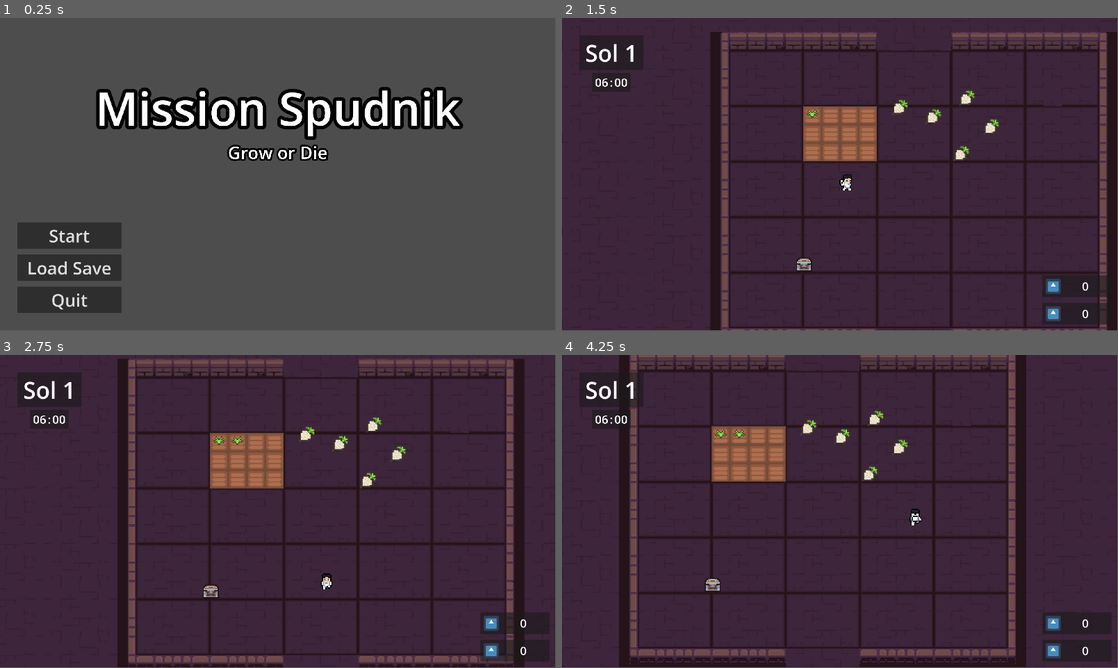
Above: before the commit, frames 1-4 (two rows, left to right).
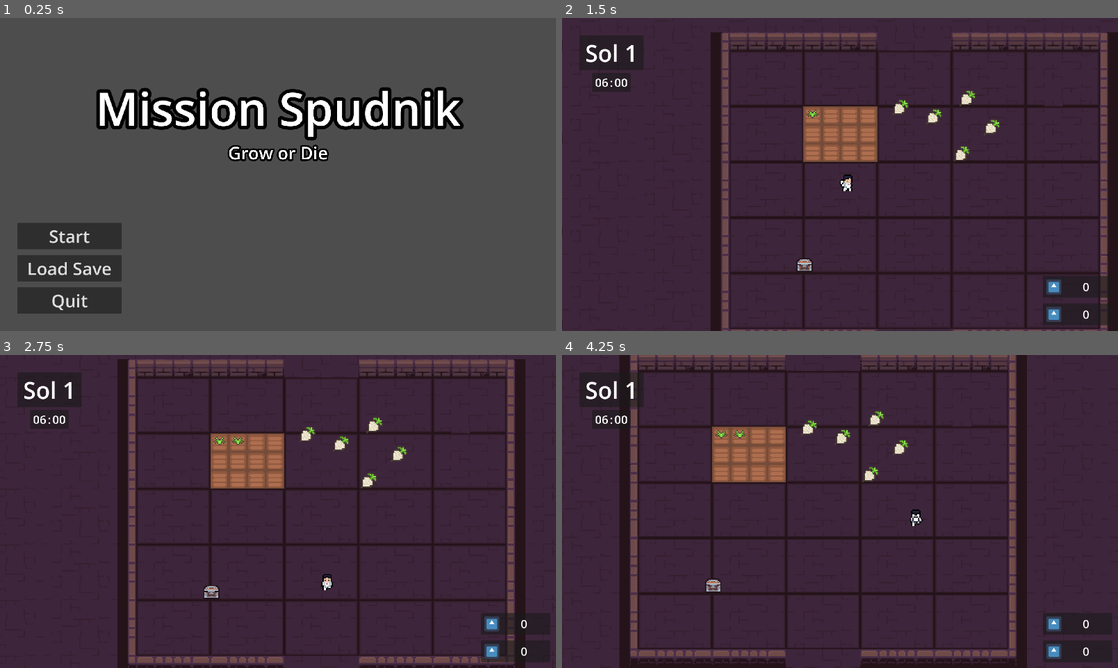
Above: after the commit, the same moments.

Repository: Saj-Hoque/MissionSpud
Game: Godot game, scene res://Menu/menu.tscn
Same seed, same stepped clock (60 frames per second), same inputs: the game is played once before the commit and once after it. The engine's default icon, where the game draws it, is replaced by a stand-in: a white triangle on a blue panel in a dark square.
Inputs (mouse positions are in pixels of both pictures, inside the frame that each line leads up to):
- Up to frame 1 (0.25 s): no input
- Up to frame 2 (1.5 s): click "Start" at 0.5 s; move the mouse to (812, 105) at 1.27 s; hold D (right) from 1.28 s (still down); hold E (interact, bound only after the commit) from 1.28 s (still down); click (812, 105) at 1.42 s
- Up to frame 3 (2.75 s): move the mouse to (266, 461) at 2.02 s; release D (right) at 2.03 s; release E (interact, bound only after the commit) at 2.03 s; hold S (down) from 2.03 s (still down); click (266, 461) at 2.1 s; tap E (interact, bound only after the commit) at 2.3 s
- Up to frame 4 (4.25 s): move the mouse to (817, 439) at 2.77 s; release S (down) at 2.78 s; hold D (right) 2.78-3.53 s; hold E (interact, bound only after the commit) 2.78-3.53 s; click (817, 439) at 2.92 s; move the mouse to (806, 414) at 3.52 s; hold W (up) from 3.53 s (still down); tap E (interact, bound only after the commit) at 3.6 s; click (806, 414) at 3.67 s
The window is 799x449 before the commit and 800x450 after it. Grey fills any space a smaller window leaves; there, only what the larger window draws over its background counts as a difference.

The runs differ from the first frame. In frame 1, 1.8% of the frame differs, in the area x 3-84%, y 22-95%; in frame 2, 1.9%; in frame 3, 1.9%; in frame 4, 2.5%, in the area x 4-95%, y 0-100%.

Commit message:
Add interacting with workbench and shop menu toggle

Diff:
--- a/Player/dynamic_camera.gd
+++ b/Player/dynamic_camera.gd
@@ -1,4 +1,6 @@
 extends Camera2D
+
+@onready var shop = get_node("/root/world/shop")
 
 const MAX_DISTANCE = 48
 
@@ -6,15 +8,16 @@
 var center_pos = position
 
 func _process(delta):
-	var direction = center_pos.direction_to(get_local_mouse_position())
-	var target_pos = center_pos + direction * target_distance
+	if not shop.visible:
+		var direction = center_pos.direction_to(get_local_mouse_position())
+		var target_pos = center_pos + direction * target_distance
 
-	target_pos = target_pos.clamp(
-		center_pos - Vector2(MAX_DISTANCE, MAX_DISTANCE),
-		center_pos + Vector2(MAX_DISTANCE, MAX_DISTANCE)
-	)
+		target_pos = target_pos.clamp(
+			center_pos - Vector2(MAX_DISTANCE, MAX_DISTANCE),
+			center_pos + Vector2(MAX_DISTANCE, MAX_DISTANCE)
+		)
 
-	position = target_pos
+		position = target_pos
 
 func _input(event):
 	if event is InputEventMouseMotion:
--- a/World/world.tscn
+++ b/World/world.tscn
@@ -1,10 +1,11 @@
-[gd_scene load_steps=19 format=3 uid="uid://6ry0faxenna3"]
+[gd_scene load_steps=20 format=3 uid="uid://6ry0faxenna3"]
 
 [ext_resource type="Script" path="res://World/world.gd" id="1_2hjtr"]
 [ext_resource type="Texture2D" uid="uid://c6r5s3ier17mg" path="res://2D Pixel Dungeon Asset Pack/character and tileset/Dungeon_Tileset.png" id="1_nikri"]
 [ext_resource type="PackedScene" uid="uid://cwjgbr46fplpk" path="res://Player/player.tscn" id="2_3crqb"]
 [ext_resource type="Script" path="res://World/UI.gd" id="2_8kypo"]
 [ext_resource type="Texture2D" uid="uid://daypfjk1qk35d" path="res://icon.svg" id="2_ax6na"]
+[ext_resource type="PackedScene" uid="uid://xqlx26ht07gn" path="res://shop.tscn" id="4_w5dgs"]
 [ext_resource type="PackedScene" uid="uid://c2w1y1o2ytso2" path="res://Planting/plot.tscn" id="4_x37oa"]
 [ext_resource type="PackedScene" uid="uid://cvw37g4bvtwas" path="res://Resources/potato.tscn" id="6_1nlxy"]
 [ext_resource type="PackedScene" uid="uid://dvxd414fn2c67" path="res://Resources/scrap.tscn" id="6_wvjoc"]
@@ -502,6 +503,9 @@
 horizontal_alignment = 1
 vertical_alignment = 1
 
+[node name="shop" parent="." instance=ExtResource("4_w5dgs")]
+visible = false
+
 [node name="background" type="TileMap" parent="."]
 y_sort_enabled = true
 tile_set = SubResource("TileSet_gwf26")
--- a/project.godot
+++ b/project.godot
@@ -26,6 +26,7 @@
 window/size/viewport_width=1920
 window/size/viewport_height=1080
 window/size/mode=3
+window/stretch/mode="viewport"
 window/vsync/vsync_mode=0
 
 [input]
@@ -69,6 +70,11 @@
 "events": [Object(InputEventKey,"resource_local_to_scene":false,"resource_name":"","device":-1,"window_id":0,"alt_press …(182 unchanged characters)…
 ]
 }
+interact={
+"deadzone": 0.5,
+"events": [Object(InputEventKey,"resource_local_to_scene":false,"resource_name":"","device":-1,"window_id":0,"alt_pressed":false,"shift_pressed":false,"ctrl_pressed":false,"meta_pressed":false,"pressed":false,"keycode":0,"physical_keycode":69,"key_label":0,"unicode":101,"echo":false,"script":null)
+]
+}
 
 [layer_names]
 
--- /dev/null
+++ b/shop.gd
@@ -0,0 +1,10 @@
+extends CanvasLayer
+
+func open_shop():
+	visible = true
+
+func close_shop():
+	visible = false
+
+func _on_close_pressed():
+	close_shop()
--- /dev/null
+++ b/shop.tscn
@@ -0,0 +1,44 @@
+[gd_scene load_steps=3 format=3 uid="uid://xqlx26ht07gn"]
+
+[ext_resource type="Script" path="res://shop.gd" id="1_uw1f8"]
+
+[sub_resource type="SystemFont" id="SystemFont_810cx"]
+font_names = PackedStringArray("Impact")
+
+[node name="shop" type="CanvasLayer"]
+script = ExtResource("1_uw1f8")
+
+[node name="Panel" type="Panel" parent="."]
+anchors_preset = 8
+anchor_left = 0.5
+anchor_top = 0.5
+anchor_right = 0.5
+anchor_bottom = 0.5
+offset_left = -704.0
+offset_top = -320.0
+offset_right = 704.0
+offset_bottom = 320.0
+grow_horizontal = 2
+grow_vertical = 2
+
+[node name="MarginContainer" type="MarginContainer" parent="Panel"]
+layout_mode = 1
+anchors_preset = 1
+anchor_left = 1.0
+anchor_right = 1.0
+offset_left = -40.0
+offset_bottom = 58.0
+grow_horizontal = 0
+theme_override_constants/margin_left = 20
+theme_override_constants/margin_top = 20
+theme_override_constants/margin_right = 20
+theme_override_constants/margin_bottom = 20
+
+[node name="close" type="Button" parent="Panel/MarginContainer"]
+modulate = Color(0.72549, 0, 0.0980392, 1)
+layout_mode = 2
+theme_override_fonts/font = SubResource("SystemFont_810cx")
+theme_override_font_sizes/font_size = 50
+text = " X "
+
+[connection signal="pressed" from="Panel/MarginContainer/close" to="." method="_on_close_pressed"]
--- a/workbench.gd
+++ b/workbench.gd
@@ -1,13 +1,18 @@
 extends StaticBody2D
 
 @onready var player = get_tree().get_first_node_in_group("player")
+@onready var shop = get_node("/root/world/shop")
 
 # Called when the node enters the scene tree for the first time.
 func _ready():
 	pass # Replace with function body.
 
+func _input(event):
+	if event.is_action_pressed("interact") && not shop.visible:
+		if $range.has_overlapping_bodies():
+			shop.open_shop()
+	elif event.is_action_pressed("interact") && shop.visible:
+		shop.close_shop()
 
-# Called every frame. 'delta' is the elapsed time since the previous frame.
-func _process(delta):
-	if $range.has_overlapping_bodies():
-		print(player.global_position)
+func _on_range_body_exited(body):
+	shop.close_shop()
--- a/workbench.tscn
+++ b/workbench.tscn
@@ -42,3 +42,5 @@
 
 [node name="CollisionShape2D" type="CollisionShape2D" parent="range"]
 shape = SubResource("CircleShape2D_gqtuc")
+
+[connection signal="body_exited" from="range" to="." method="_on_range_body_exited"]
